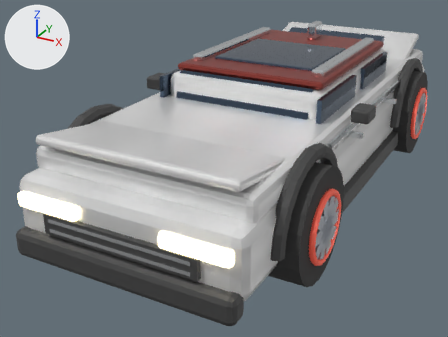
The glTF model game/assets/car.glb, before and after one commit.
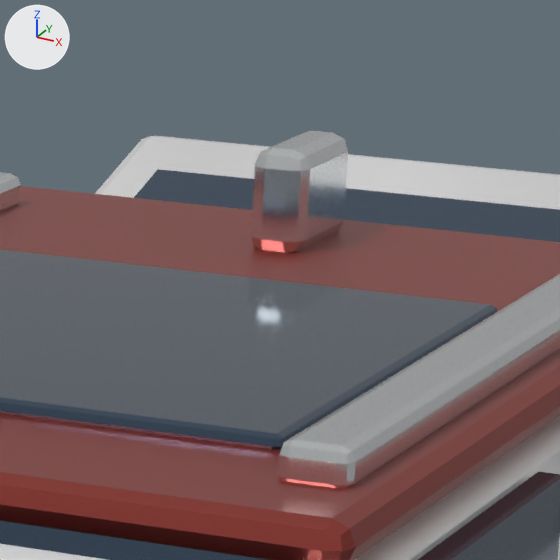
There are two pictures of each version: one whole from a 50 mm camera at (2.42, -5.4, 2.71) aimed at (-0.34, -0.39, 0.2), one close up on the part from 60% to 79% of the width and 0% to 26% of the height. The lights are fixed; the arrows at upper left show +X, +Y and +Z. The last two pictures show the newer version. Where no turn or scale is listed for an object, it has been applied to the vertices. Vertices at exactly the same position are counted once.

The first close-up shows 'Body'.
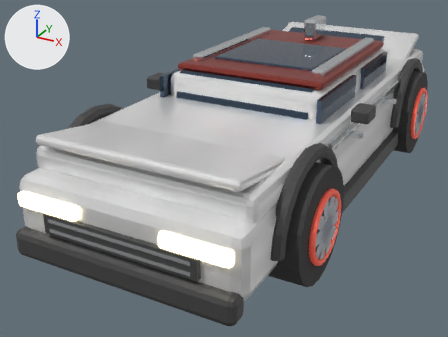
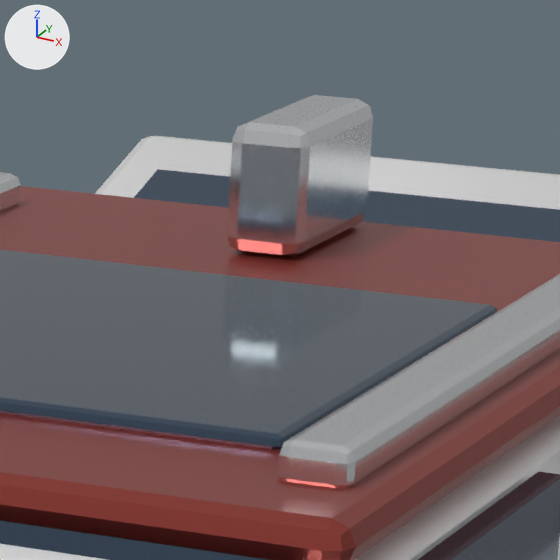
The change, as a diff of the scene's bpy script:
```diff
--- a/game/assets/car.glb.py
+++ b/game/assets/car.glb.py
@@ me_cube @@
 # used by ob_body; location = (0.0, 0.0, 0.0)
-me_cube.from_pydata(...)  # 1608 vertices, 2956 faces; spans x -1.12..1.12, y -2.59..2.72, z 0.02..1.45
+me_cube.from_pydata(...)  # 1608 vertices, 2956 faces; spans x -1.12..1.12, y -2.59..2.72, z 0.02..1.5
+# me_cube part 1: the loose piece of 56 vertices spanning x -0.05..0.05, y 0.93..1.17, z 1.27..1.45 is scaled about its middle by (1.54, 1.58, 1.27), then moved by (0.0, 0.0, 0.03)
 me_cube.materials.append(mat_bodypaint)
```

Boxes [x1, y1, x2, y2] around the edits, measured in the close-ups (560 x 560 px; the box of a moved part takes in the faces that stretch with it):
'Body', reshaped
    before: [0, 131, 560, 560]
    after: [0, 95, 560, 560]
part 1 of me_cube, moved or reshaped
    before: [251, 131, 348, 253]
    after: [227, 95, 373, 258]
